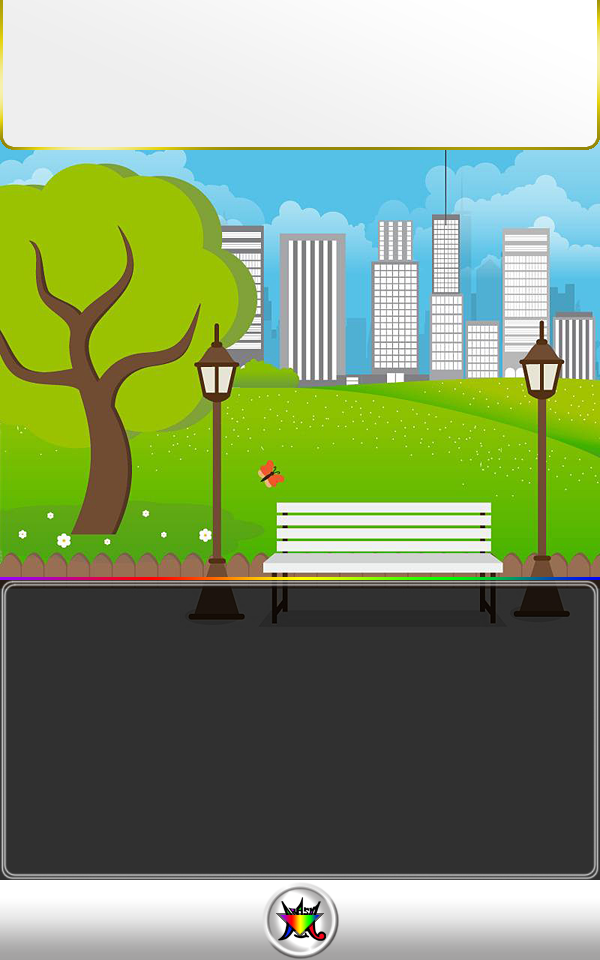
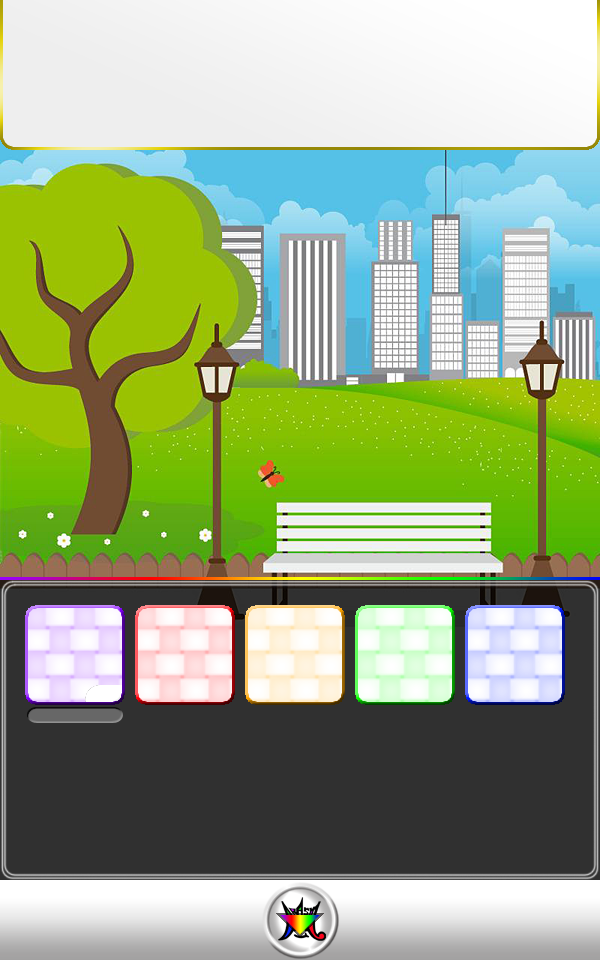
Layers edited between the first and the second 600 x 960 image:
added group "character level" with 7 layers above "menu button" over (25, 605, 565, 705)
added layer "level" in group "character level" over (85, 685, 122, 702)
added layer "jun" in group "character level" over (25, 605, 125, 705)
added layer "sho" in group "character level" over (135, 605, 235, 705)
added layer "nino" in group "character level" over (245, 605, 345, 705)
added layer "aiba" in group "character level" over (355, 605, 455, 705)
added layer "ohno" in group "character level" over (465, 605, 565, 705)
added layer "level cost" (75%) in group "menu" over (27, 707, 123, 723)
